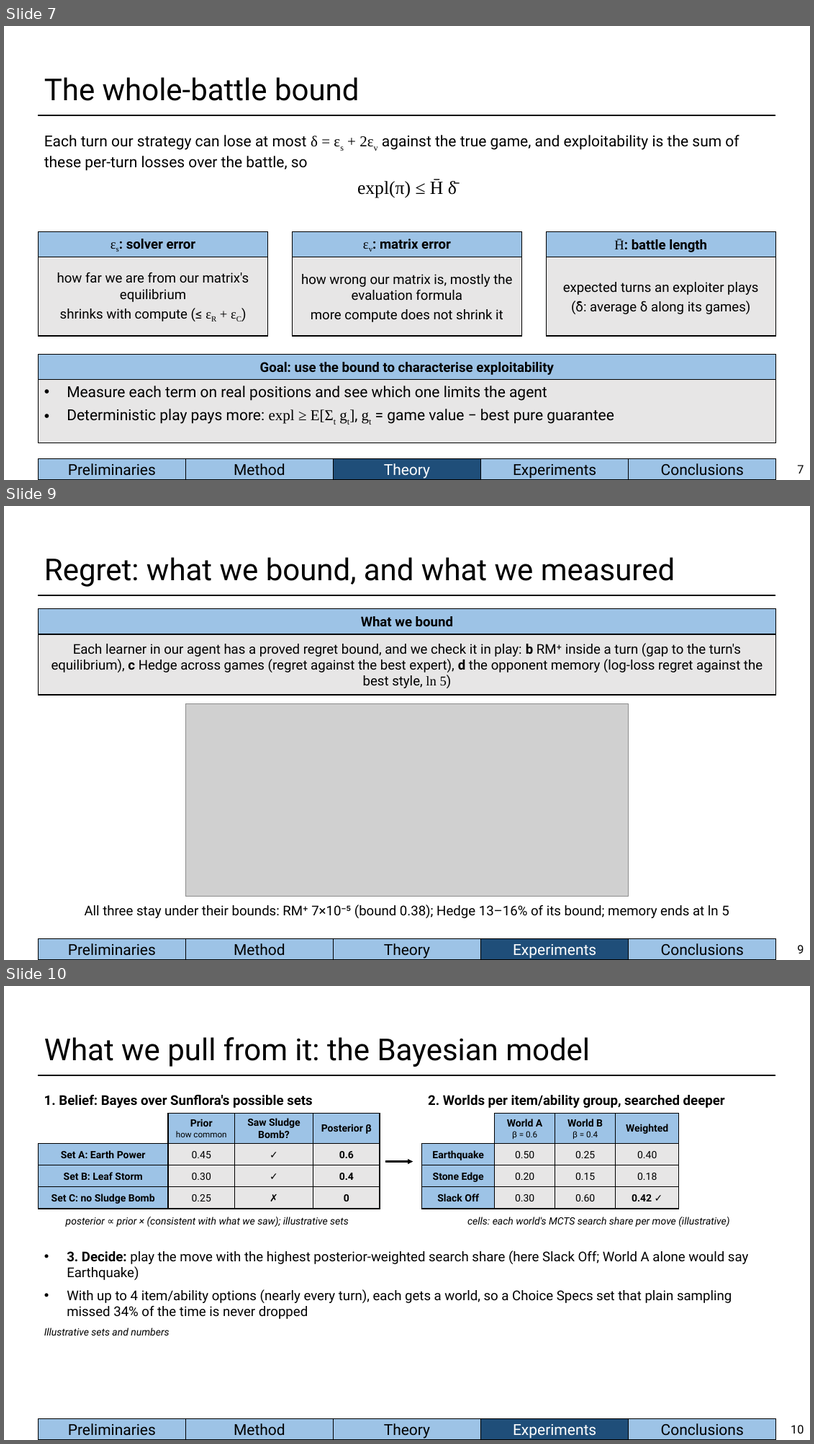
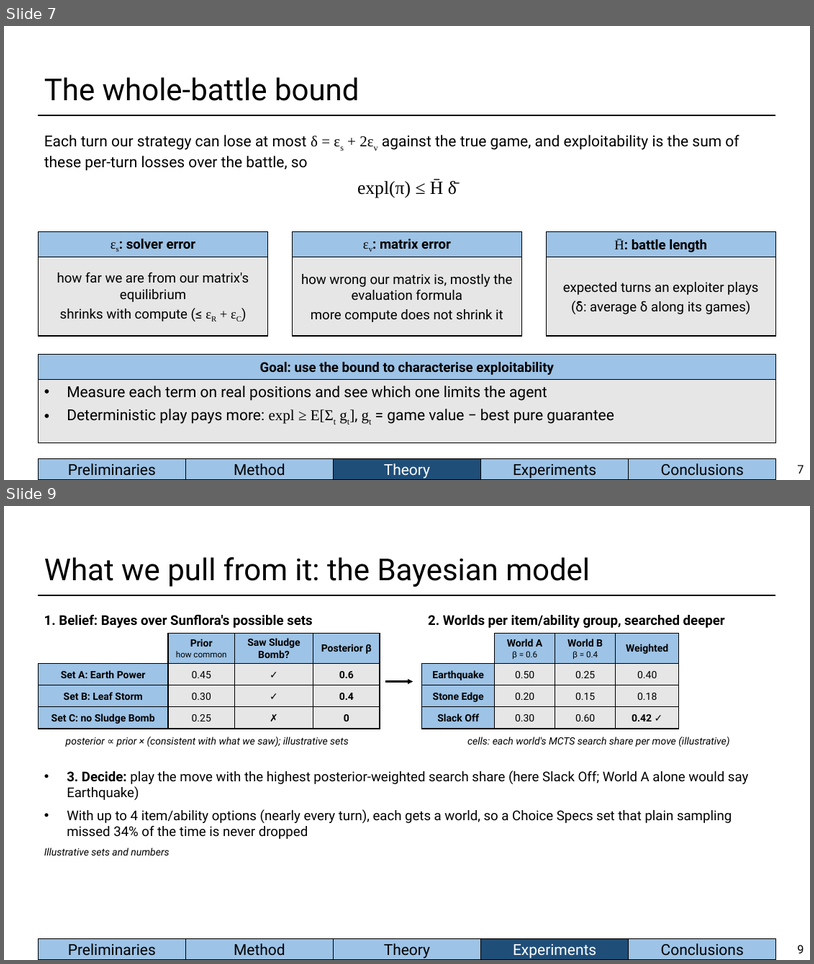
Before and after one commit to BioFanat/pokemon-equilibrium-engine, a slide deck: report/slides/deck.pptx. Shown one above the other, each under a label of ours: slides 7, 9 and 10 before the commit, slides 7 and 9 after it; the slides between them are not shown. The pictures are 814x1444 and 814x964 pixels, drawn with LibreOffice and Linux fonts; fonts in the diff are those of the drawing; grey boxes stand for pictures. Boxes give left, top, right and bottom in pixels: in the first picture for what was removed or moved away, otherwise in the second. Text is boxed around its words. In the diff, an @@ line names an element or a change of style, - is before the commit and + after.

Commit message:
Exploitability and regret back on one deck slide with message titles and plain explanations per panel; series colours restored, annotation text black

```diff
--- a/report/slides/deck.pptx
+++ b/report/slides/deck.pptx
@@ slide 9 removed at (x1=4, y1=506, x2=810, y2=960), background #FFFFFF; not listed: 6 template elements that a slide beside it also shows @@
@@ title removed at (x1=44, y1=557, x2=675, y2=587) @@
-Regret: what we bound, and what we measured
@@ rectangle removed at (x1=39, y1=609, x2=777, y2=634) @@
-What we bound
@@ rectangle removed at (x1=39, y1=634, x2=777, y2=695) @@
-Each learner in our agent has a proved regret bound, and we check it in play: b RM⁺ inside a turn (gap to the turn's equilibrium), c Hedge across games (regret against the best expert), d the opponent memory (log-loss regret against the best style, ln 5)
@@ picture removed at (x1=185, y1=704, x2=629, y2=896) @@
@@ text removed at (x1=85, y1=904, x2=729, y2=918) @@
-All three stay under their bounds: RM⁺ 7×10⁻⁵ (bound 0.38); Hedge 13–16% of its bound; memory ends at ln 5
@@ page number removed at (x1=797, y1=944, x2=804, y2=953) @@
-9
@@ what was slide 10 is now slide 9 @@
@@ page number at (x1=797, y1=944, x2=804, y2=953): text changed @@
-10
+9
```
Also in this commit, not shown: 1 slide added, 1 other slide removed, 6 other files.
